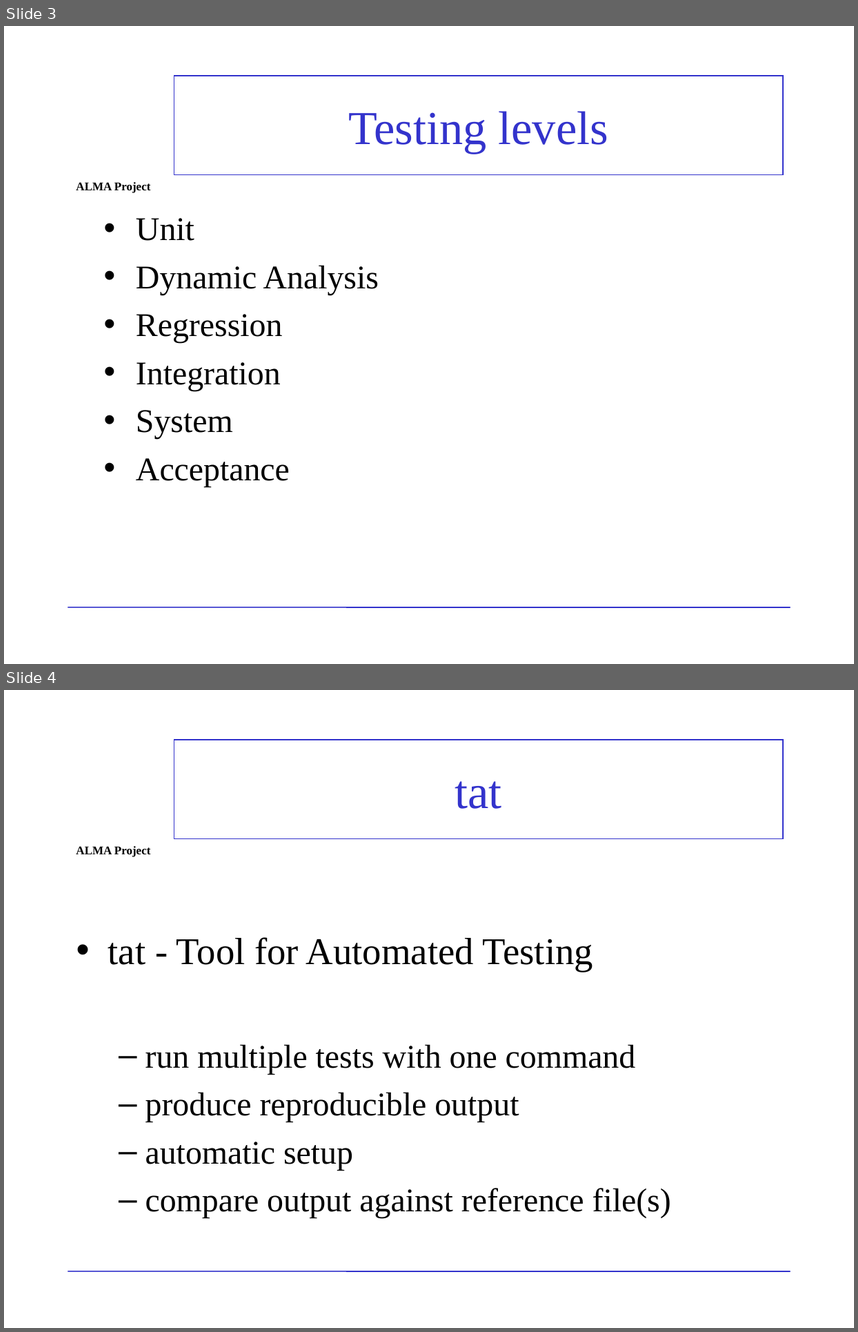
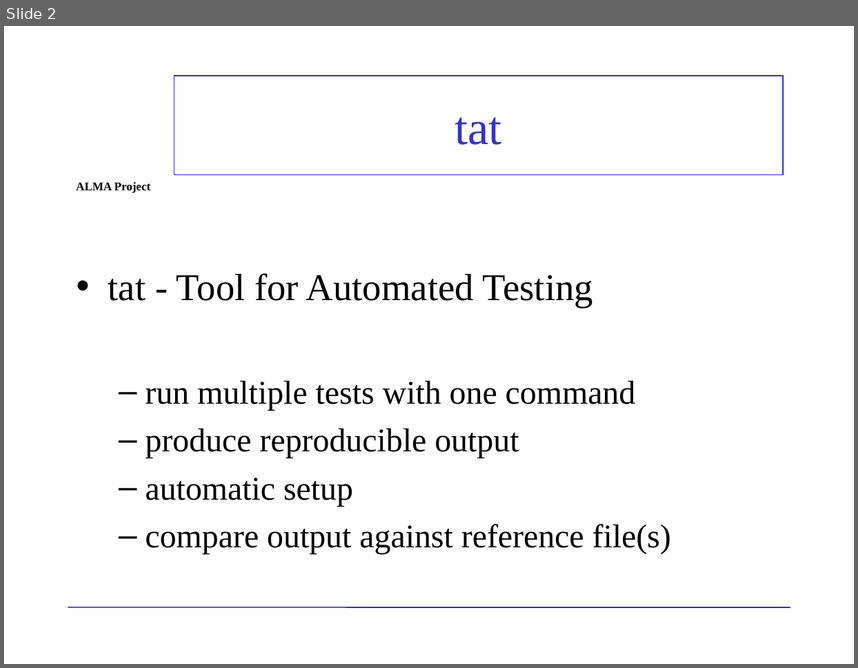
Before and after one commit to ACS-Community/ACS, a slide deck: Documents/ACS-Course/ACSCourse-TAT.ppt. Shown one above the other, each under a label of ours: slides 3 and 4 before the commit, slide 2 after it. The pictures are 858x1332 and 858x668 pixels, drawn with LibreOffice and Linux fonts; fonts in the diff are those of the drawing; background and template pictures are left out. Boxes give left, top, right and bottom in pixels: in the first picture for what was removed or moved away, otherwise in the second. Text is boxed around its words. In the diff, an @@ line names an element or a change of style, - is before the commit and + after.

```diff
--- a/Documents/ACS-Course/ACSCourse-TAT.ppt
+++ b/Documents/ACS-Course/ACSCourse-TAT.ppt
@@ slide 3 removed at (x1=4, y1=26, x2=854, y2=664), background picture (left out); not listed: 2 template elements that a slide beside it also shows @@
@@ title removed at (x1=174, y1=75, x2=784, y2=175) @@
-Testing levels
@@ text removed at (x1=136, y1=218, x2=379, y2=487) @@
-• Unit
-• Dynamic Analysis
-• Regression
-• Integration
-• System
-• Acceptance
@@ page number removed at (x1=613, y1=606, x2=791, y2=649) @@
-3
@@ what was slide 4 is now slide 2 @@
```
Also in this commit, not shown: 6 slides changed, 2 slides added, 1 other slide removed.
